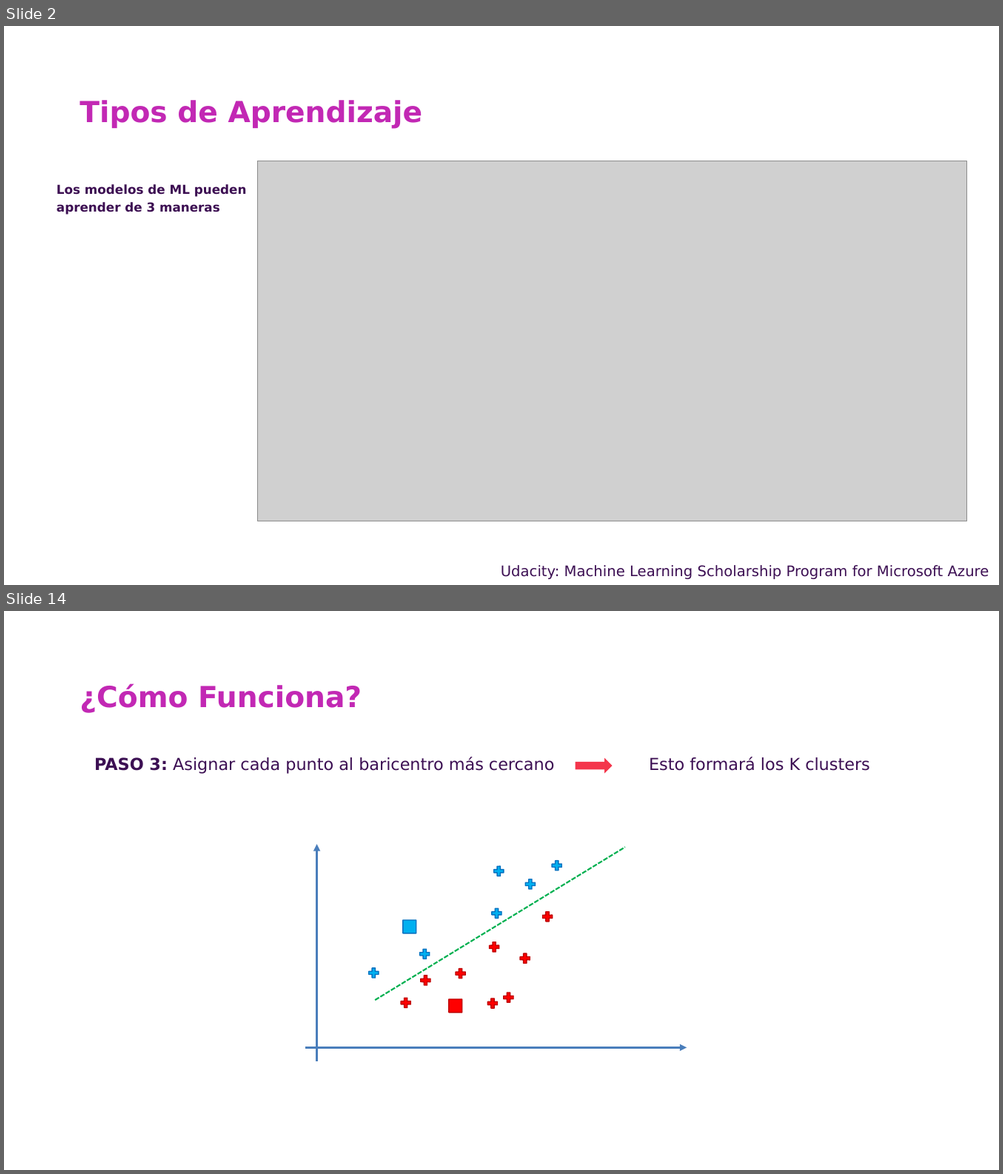
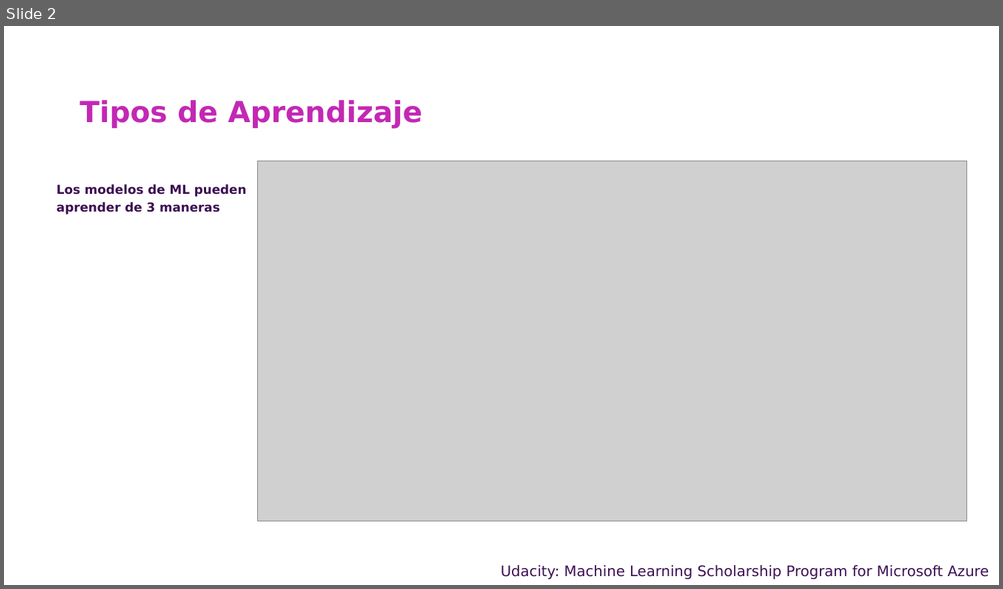
Before and after one commit to csameshiman/Axity_Curso_ML_2023, a slide deck: Diapositivas/Parte 05.Association Rule/Sección 05.1.Apriori/Apriori.pptx. Shown one above the other, each under a label of ours: slides 2 and 14 before the commit, slide 2 after it; the slides between them are not shown. The pictures are 1003x1174 and 1003x589 pixels, drawn with LibreOffice and Linux fonts; fonts in the diff are those of the drawing; grey boxes stand for pictures; background and template pictures are left out. Boxes give left, top, right and bottom in pixels: in the first picture for what was removed or moved away, otherwise in the second. Text is boxed around its words. In the diff, an @@ line names an element or a change of style, - is before the commit and + after.

```diff
--- a/Diapositivas/Parte 05.Association Rule/Sección 05.1.Apriori/Apriori.pptx
+++ b/Diapositivas/Parte 05.Association Rule/Sección 05.1.Apriori/Apriori.pptx
@@ slide 14 removed at [4, 611, 999, 1170], background picture (left out) @@
@@ title removed at [79, 684, 361, 713] @@
-¿Cómo Funciona?
@@ text removed at [94, 757, 870, 774] @@
-PASO 3: Asignar cada punto al baricentro más cercano Esto formará los K clusters
@@ right arrow removed at [575, 758, 612, 774] @@
@@ arrow removed from (316, 1062) to (316, 845) @@
@@ line removed from (375, 1000) to (625, 848) @@
@@ group removed at [367, 859, 563, 980]: 6 freeform shapes @@
@@ diamond removed at [396, 914, 423, 940] @@
@@ freeform shape removed at [540, 911, 554, 923] @@
@@ freeform shape removed at [488, 941, 501, 954] @@
@@ freeform shape removed at [518, 952, 531, 965] @@
@@ freeform shape removed at [419, 974, 432, 987] @@
@@ freeform shape removed at [454, 967, 467, 980] @@
@@ freeform shape removed at [399, 997, 412, 1009] @@
@@ diamond removed at [442, 993, 468, 1019] @@
@@ freeform shape removed at [486, 997, 499, 1010] @@
@@ freeform shape removed at [502, 991, 515, 1004] @@
@@ arrow removed from (304, 1048) to (687, 1048) @@
```
Also in this commit, not shown: 22 slides added, 45 other slides removed.
